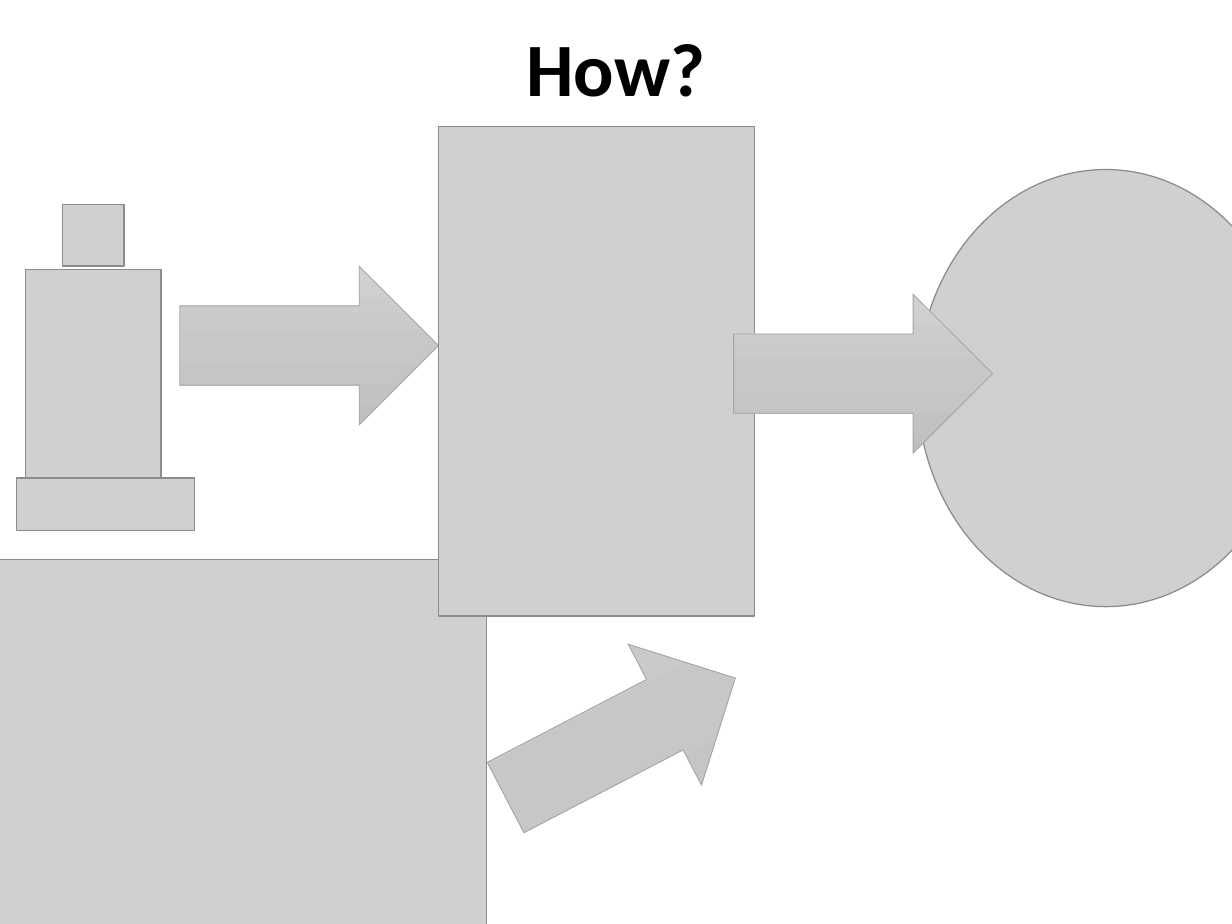
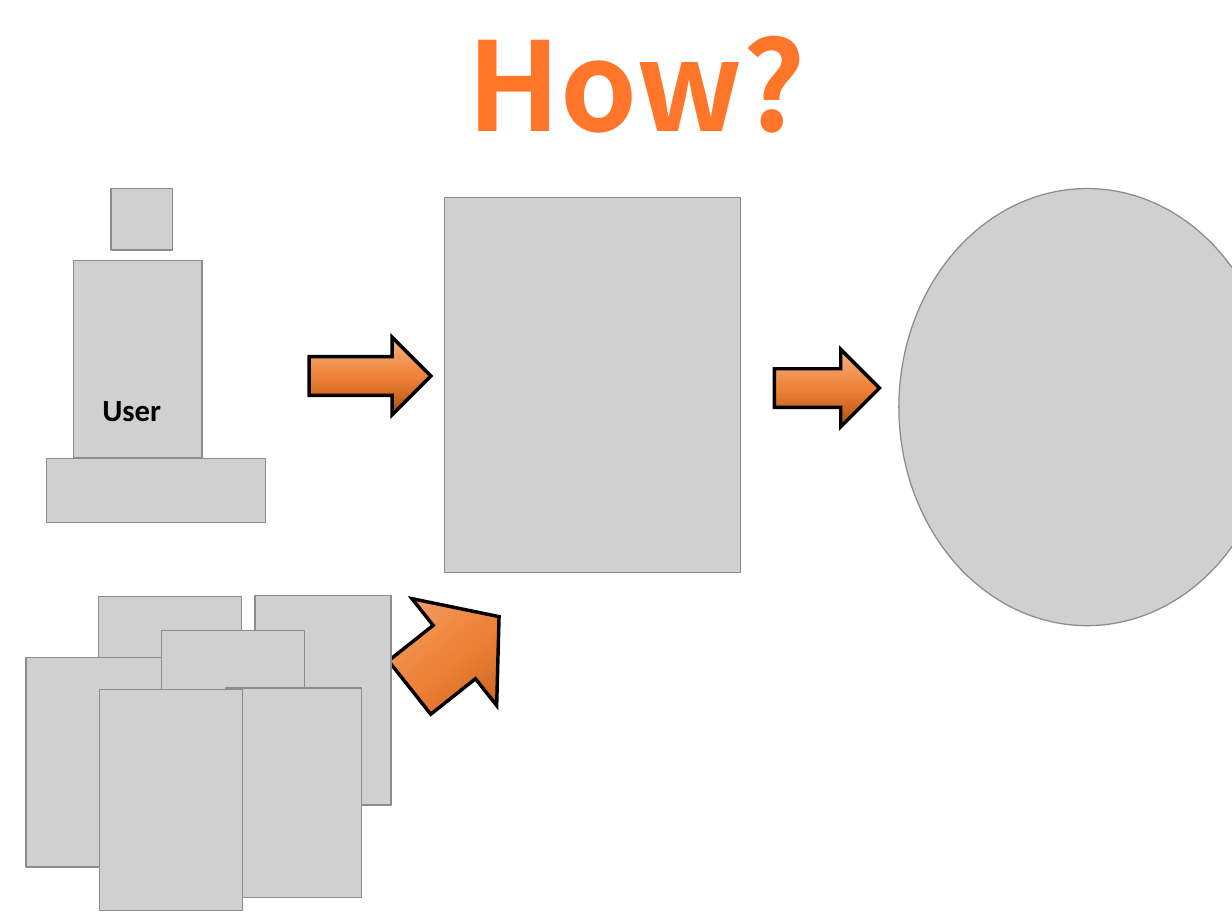
Before and after one commit to sanketch/Infosmos, a slide deck: slide 3 of proposal.pptx. Drawn at 1232x924 pixels with LibreOffice and Linux fonts; fonts in the diff are those of the drawing; grey boxes stand for pictures. Boxes give left, top, right and bottom in pixels: in the first picture for what was removed or moved away, otherwise in the second. Text is boxed around its words. In the diff, an @@ line names an element or a change of style, - is before the commit and + after.

Commit message:
ppt

```diff
--- a/proposal.pptx
+++ b/proposal.pptx
@@ title "How?": place and size @@
-title "How?" at (527,44,706,97)
+title "How?" at (467,35,806,133)
@@ title "How?" at (467,35,806,133): size 44 to 72 pt, font Calibri to Noto Sans CJK KR, text colour #000000 to #FF7529, letter outline none to #000000 3 pt @@
@@ picture: place and size @@
-picture at (63,205,124,266)
+picture at (111,188,172,250)
@@ picture: place and size @@
-picture at (439,127,754,616)
+picture at (445,198,740,573)
@@ picture: place and size @@
-picture at (918,170,1232,607)
+picture at (899,188,1232,626)
@@ picture added at (74,260,202,457) @@
@@ picture removed at (26,270,161,478) @@
@@ right arrow: place and size @@
-right arrow at (180,266,439,425)
+right arrow at (309,338,431,415)
@@ right arrow at (309,338,431,415): fill gradient #D2D2D2 to #C8C8C8 to #C0C0C0 to gradient #B0500F to #EE8137 to #F4B183; outline #A5A5A5 0.5 pt to #000000 2 pt @@
@@ right arrow at (775,350,880,428): fill gradient #D2D2D2 to #C8C8C8 to #C0C0C0 to gradient #B0500F to #EE8137 to #F4B183; outline #A5A5A5 0.5 pt to #000000 2 pt @@
@@ right arrow: place and size @@
-right arrow at (734,294,993,453)
+right arrow at (775,350,880,428)
@@ text added at (102,401,161,422), 18 pt, text #000000, bold @@
+User
@@ picture: place and size @@
-picture at (16,478,195,531)
+picture at (47,458,266,522)
@@ picture removed at (0,559,488,924) @@
@@ right arrow added at (367,563,541,742), fill gradient #B0500F to #EE8137 to #F4B183, outline #000000 2 pt @@
@@ right arrow removed at (469,607,772,868) @@
@@ group added at (26,595,391,910): 6 pictures @@
```
Also in this commit, not shown: 4 other slides changed.
